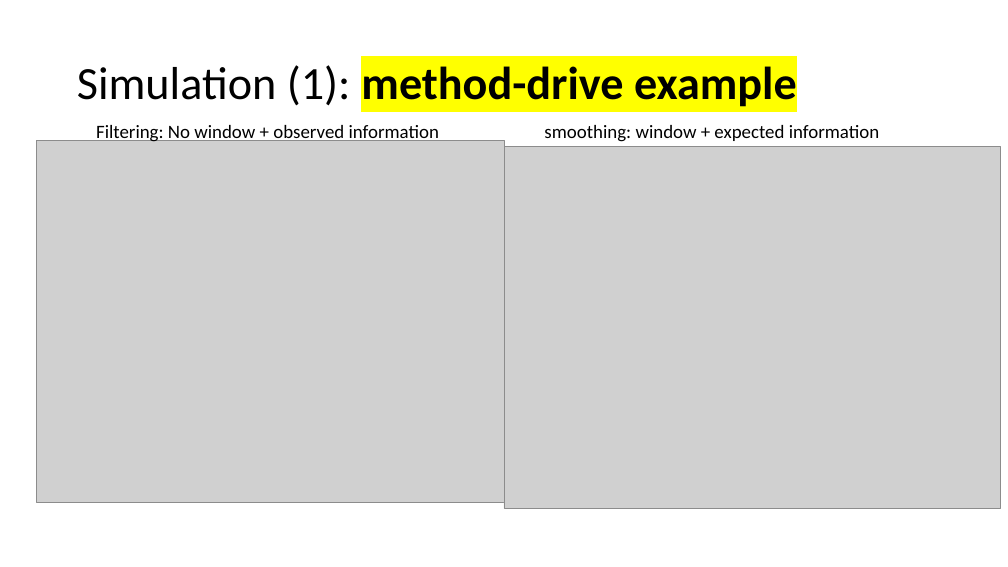
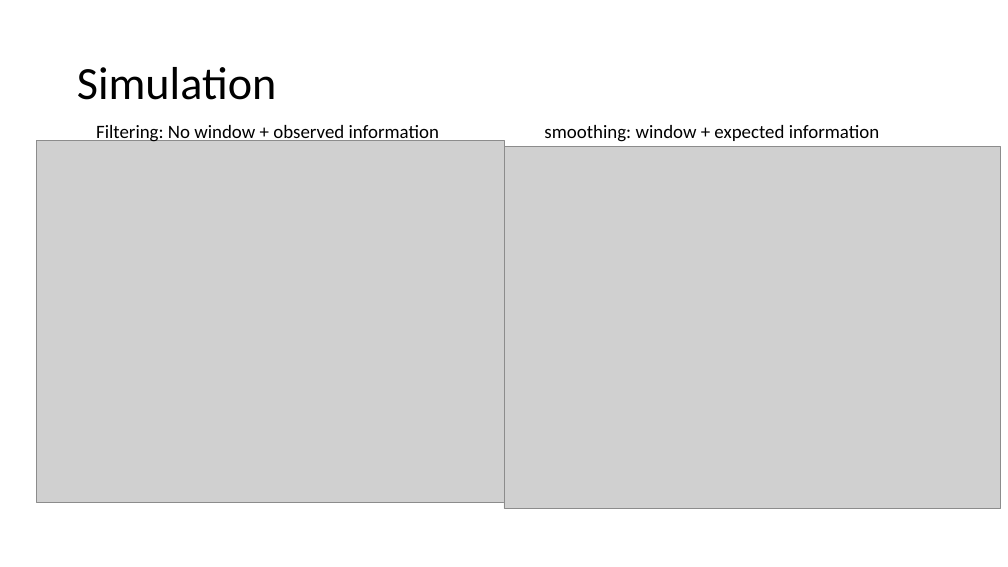
Before and after one commit to weigcdsb/COM_POISSON, a slide deck: slide 8 of documents/JSM_2021/15min_version.pptx. Drawn at 1008x567 pixels with LibreOffice and Linux fonts; fonts in the diff are those of the drawing; grey boxes stand for pictures. Boxes give left, top, right and bottom in pixels: in the first picture for what was removed or moved away, otherwise in the second. Text is boxed around its words. In the diff, an @@ line names an element or a change of style, - is before the commit and + after.

```diff
--- a/documents/JSM_2021/15min_version.pptx
+++ b/documents/JSM_2021/15min_version.pptx
@@ title at [77, 67, 277, 100]: text changed; bold off @@
-Simulation (1): method-drive example
+Simulation
```
Also in this commit, not shown: 1 other slide changed, 1 slide added, 1 slide removed, 31 other files.
